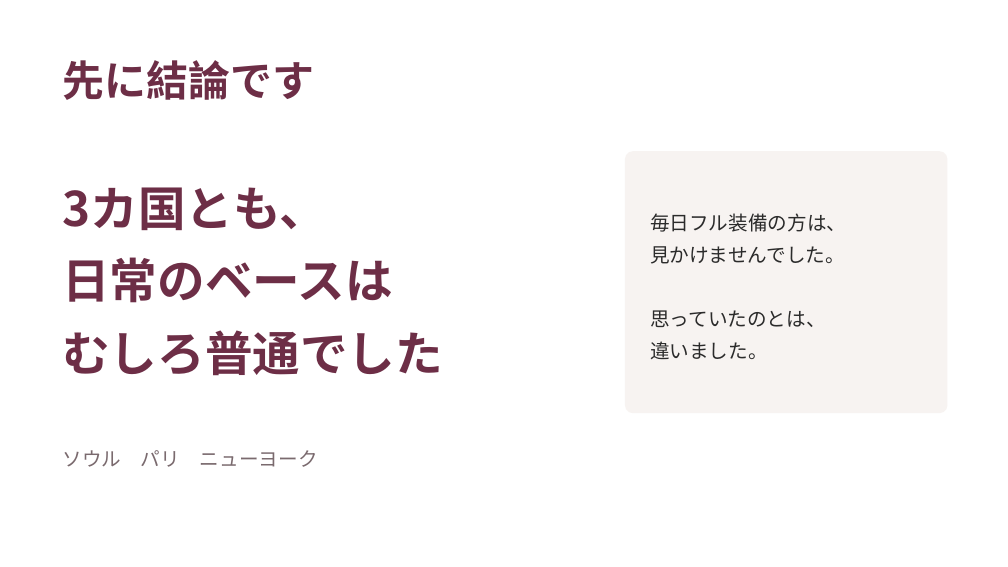
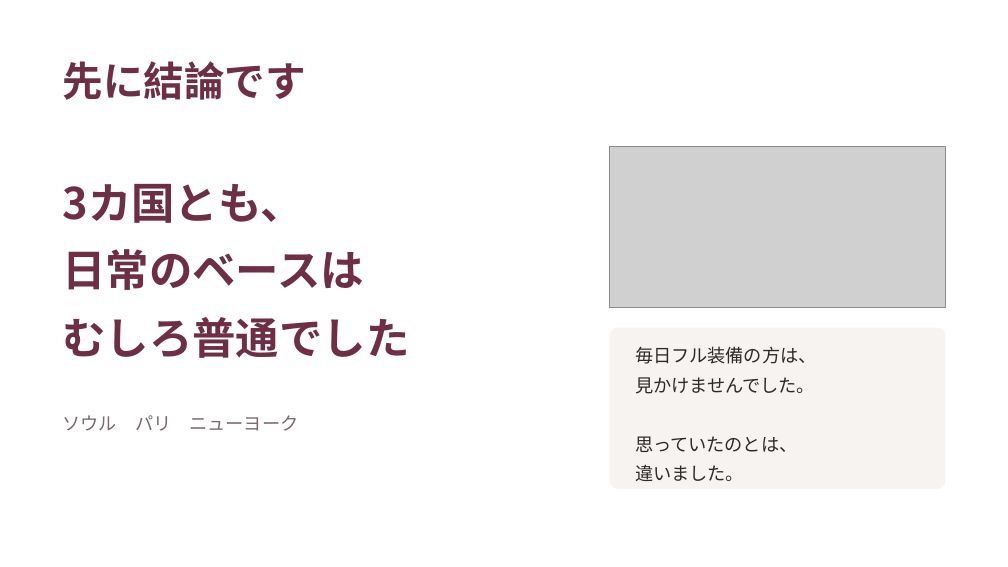
Before and after one commit to fashio17/potential-lamp, a slide deck: slide 5 of 運用/スライド/説明会_20260916.pptx. Drawn at 1008x567 pixels with LibreOffice and Linux fonts; fonts in the diff are those of the drawing; grey boxes stand for pictures. Boxes give left, top, right and bottom in pixels: in the first picture for what was removed or moved away, otherwise in the second. Text is boxed around its words. In the diff, an @@ line names an element or a change of style, - is before the commit and + after.

```diff
--- a/運用/スライド/説明会_20260916.pptx
+++ b/運用/スライド/説明会_20260916.pptx
@@ text "先に結論です" at (62,61,306,100): size 30 to 29 pt @@
@@ text "3カ国とも、" at (62,184,409,358): size 34 to 31 pt; line spacing 52pt to 48pt @@
@@ picture added at (610,146,946,307) @@
@@ rounded rectangle: place and size @@
-rounded rectangle at (625,151,948,413)
+rounded rectangle at (610,328,946,489)
@@ rounded rectangle at (610,328,946,489): proportions changed @@
@@ text "毎日フル装備の方は、": place and size @@
-text "毎日フル装備の方は、" at (650,213,846,359)
+text "毎日フル装備の方は、" at (635,346,817,481)
@@ text "毎日フル装備の方は、" at (635,346,817,481): size 14 to 13 pt; line spacing 23pt to 21pt @@
@@ text "ソウル パリ ニューヨーク": place and size @@
-text "ソウル パリ ニューヨーク" at (62,450,318,467)
+text "ソウル パリ ニューヨーク" at (62,415,299,431)
@@ text "ソウル パリ ニューヨーク" at (62,415,299,431): size 14 to 13 pt @@
```
Also in this commit, not shown: 22 other slides changed, 2 slides added, 10 other files.
